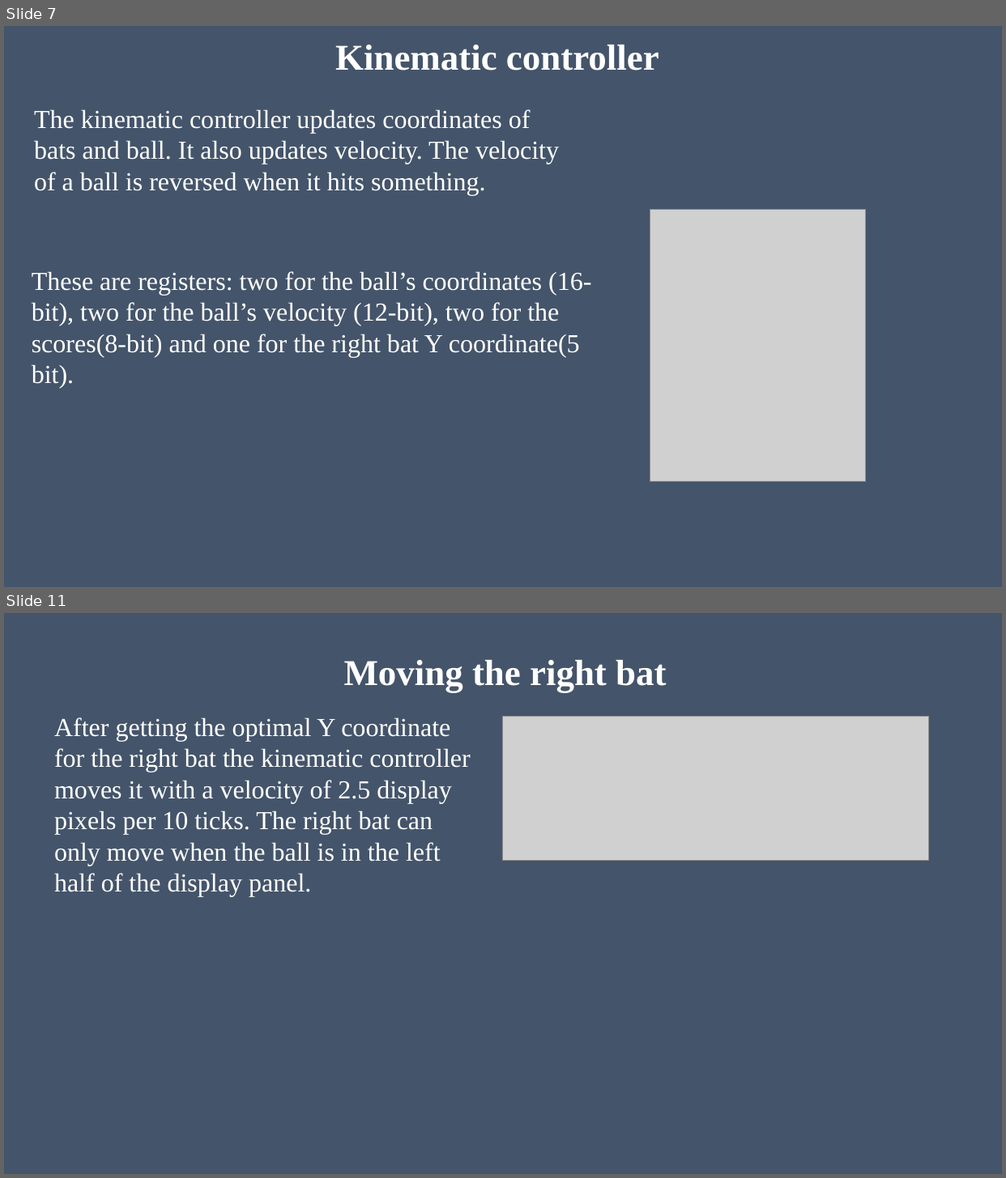
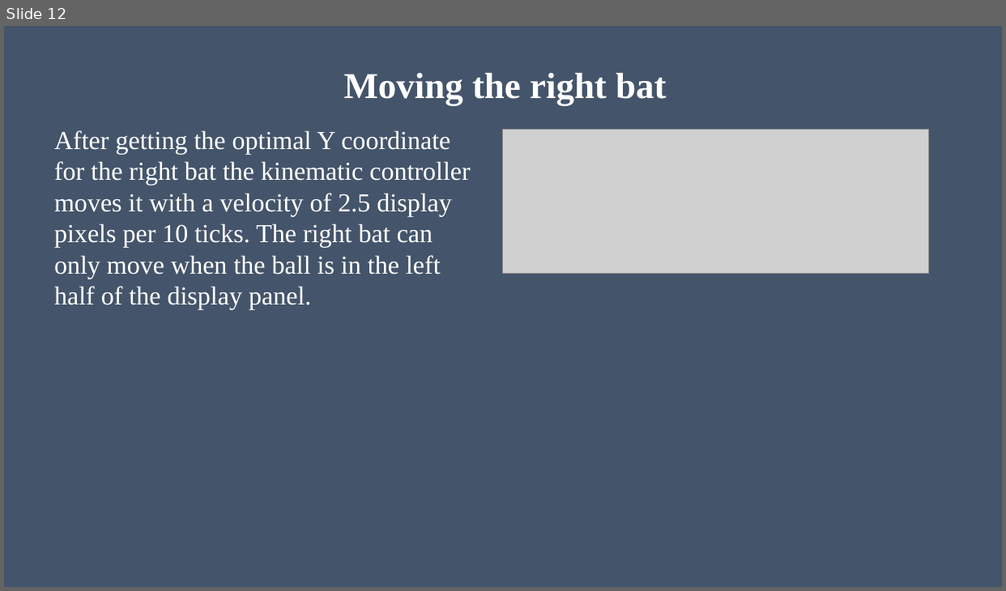
Before and after one commit to MIZINCHIK/DigitalPlatforms, a slide deck: Presentation.pptx. Shown one above the other, each under a label of ours: slides 7 and 11 before the commit, slide 12 after it; the slides between them are not shown. The pictures are 1006x1178 and 1006x591 pixels, drawn with LibreOffice and Linux fonts; fonts in the diff are those of the drawing; grey boxes stand for pictures. Boxes give left, top, right and bottom in pixels: in the first picture for what was removed or moved away, otherwise in the second. Text is boxed around its words. In the diff, an @@ line names an element or a change of style, - is before the commit and + after.

```diff
--- a/Presentation.pptx
+++ b/Presentation.pptx
@@ slide 7 removed at (4,26,1002,587), background #44546A @@
@@ title removed at (335,45,659,71) @@
-Kinematic controller
@@ text removed at (34,109,559,195) @@
-The kinematic controller updates coordinates of bats and ball. It also updates velocity. The velocity of a ball is reversed when it hits something.
@@ picture removed at (650,209,867,482) @@
@@ text removed at (32,271,591,389) @@
-These are registers: two for the ball’s coordinates (16-bit), two for the ball’s velocity (12-bit), two for the scores(8-bit) and one for the right bat Y coordinate(5 bit).
@@ what was slide 11 is now slide 12 @@
```
Also in this commit, not shown: 1 slide changed, 5 slides added, 3 other slides removed.
